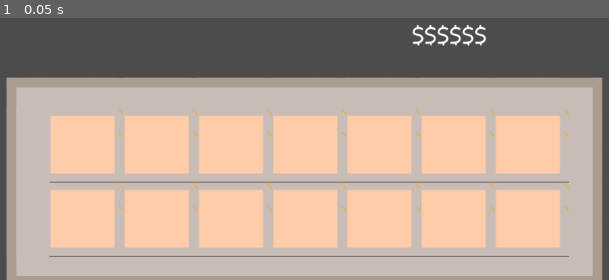
Above: before the commit, frame 1.
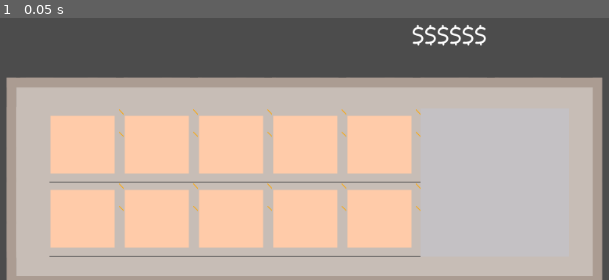
Above: after the commit, the same moment.

Repository: pisgah-fogel/SmallWorld3D
Game: Godot game, scene res://Inventory.tscn
The game is run twice, just before and just after one commit, with the same random seed, the same clock (stepped at 60 frames per second) and the same inputs. This scene is started directly instead of the project's main scene.
Inputs:
- Up to frame 1 (0.05 s): no input

The runs differ from the first frame. In frame 1, 9.7% of the frame differs, in the area x 68-94%, y 34-92%.

Commit message:
Add Bin and remove inventory tiles

Diff:
--- a/Inventory.tscn
+++ b/Inventory.tscn
@@ -627,7 +627,7 @@
 tile_set = SubResource( 1 )
 cell_size = Vector2( 190, 190 )
 format = 1
-tile_data = PoolIntArray( 196609, 4, 0, 196610, 5, 0, 196611 …(145 unchanged characters)… 0, 262149, 1, 0, 262150, 1, 0, 262151, 1, 0, 262152, 1, 0, 262153, 9, 0, 327681, 8, 0, 327682, 1, 0, 327683, 1, 0, 327684, 1, 0, 327685, 1, 0, 327686, 1, 0, 327687, 1, 0, 327688, 1, 0, 327689, 9, 0, 393217, 10, 0, 393218 …(114 unchanged characters)…
+tile_data = PoolIntArray( 196609, 4, 0, 196610, 5, 0, 196611 …(145 unchanged characters)… 0, 262149, 1, 0, 262150, 1, 0, 262151, 17, 0, 262152, 17, 0, 262153, 9, 0, 327681, 8, 0, 327682, 1, 0, 327683, 1, 0, 327684, 1, 0, 327685, 1, 0, 327686, 1, 0, 327687, 17, 0, 327688, 17, 0, 327689, 9, 0, 393217, 10, 0, 393218 …(114 unchanged characters)…
 
 [node name="Items" type="TileMap" parent="Control"]
 position = Vector2( 4.88281, 19.3461 )
--- /dev/null
+++ b/StaticBin.gd
@@ -0,0 +1,15 @@
+extends StaticBody
+
+
+export var mObjects = []
+export var num_column = 1
+export var num_row = 1
+var isBin = true
+
+var tileStart = Vector2(2, 1)
+
+func _on_Area_body_entered(body):
+	body.get_parent().get_parent()._on_chestOpenned(self)
+
+func closeChest():
+	pass
--- a/TestScene.tscn
+++ b/TestScene.tscn
@@ -13,6 +13,7 @@
 [ext_resource path="res://CuteFont.tres" type="DynamicFont" id=11]
 [ext_resource path="res://Dialogs.gd" type="Script" id=12]
 [ext_resource path="res://Water.shader" type="Shader" id=13]
+[ext_resource path="res://StaticBin.gd" type="Script" id=14]
 
 [sub_resource type="BoxShape" id=6]
 extents = Vector3( 0.460814, 0.497213, 0.542647 )
@@ -28,12 +29,6 @@
 
 [sub_resource type="BoxShape" id=4]
 extents = Vector3( 7.41119, 4.77839, 3.95122 )
-
-[sub_resource type="BoxShape" id=5]
-extents = Vector3( 0.285427, 0.334346, 0.523848 )
-
-[sub_resource type="BoxShape" id=7]
-extents = Vector3( 0.264449, 0.230816, 0.460025 )
 
 [sub_resource type="ShaderMaterial" id=10]
 shader = ExtResource( 13 )
@@ -52,6 +47,20 @@
 
 [sub_resource type="BoxShape" id=12]
 extents = Vector3( 1.0946, 16.7698, 25.3513 )
+
+[sub_resource type="BoxShape" id=5]
+extents = Vector3( 0.285427, 0.334346, 0.523848 )
+
+[sub_resource type="BoxShape" id=7]
+extents = Vector3( 0.264449, 0.230816, 0.460025 )
+
+[sub_resource type="BoxShape" id=13]
+extents = Vector3( 0.450746, 0.594694, 0.525791 )
+
+[sub_resource type="BoxShape" id=14]
+extents = Vector3( 0.355825, 0.53376, 0.412701 )
+
+[sub_resource type="CapsuleMesh" id=15]
 
 [node name="TestScene" type="Spatial"]
 script = ExtResource( 9 )
@@ -132,28 +141,6 @@
 
 [node name="Cliff" parent="StaticCliff" instance=ExtResource( 5 )]
 transform = Transform( 1, 0, 0, 0, 1, 0, 0, 0, 1, 3.23837, -0.72758, -7.04201 )
-
-[node name="StaticChest" type="StaticBody" parent="." groups=[
-"save",
-]]
-transform = Transform( 0.0988334, 0, -0.995104, 0, 1, 0, 0.995104, 0, 0.0988334, 6.5272, 0.101134, -7.7271 )
-collision_mask = 0
-script = ExtResource( 7 )
-
-[node name="Chest" parent="StaticChest" instance=ExtResource( 6 )]
-transform = Transform( 1, 0, 0, 0, 1, 0, 0, 0, 1, 4.33811, -2.42966, 1.9283 )
-
-[node name="CollisionShape" type="CollisionShape" parent="StaticChest"]
-transform = Transform( 1, 0, 0, 0, 1, 0, 0, 0, 1, 2.86782, 1.25322, -0.344907 )
-shape = SubResource( 5 )
-
-[node name="Area" type="Area" parent="StaticChest"]
-collision_layer = 16
-collision_mask = 2147483648
-
-[node name="CollisionShape" type="CollisionShape" parent="StaticChest/Area"]
-transform = Transform( 1, 0, 0, 0, 1, 0, 0, 0, 1, 3.24634, 1.3237, -0.37635 )
-shape = SubResource( 7 )
 
 [node name="StaticSea" type="StaticBody" parent="."]
 transform = Transform( 1, 0, 0, 0, 1, 0, 0, 0, 1, -2.53338, 0, 0 )
@@ -210,8 +197,52 @@
 __meta__ = {
 "_edit_use_anchors_": false
 }
+
+[node name="StaticChest" type="StaticBody" parent="." groups=[
+"save",
+]]
+transform = Transform( 0.0988334, 0, -0.995104, 0, 1, 0, 0.995104, 0, 0.0988334, 6.5272, 0.101134, -7.7271 )
+collision_mask = 0
+script = ExtResource( 7 )
+
+[node name="Chest" parent="StaticChest" instance=ExtResource( 6 )]
+transform = Transform( 1, 0, 0, 0, 1, 0, 0, 0, 1, 4.33811, -2.42966, 1.9283 )
+
+[node name="CollisionShape" type="CollisionShape" parent="StaticChest"]
+transform = Transform( 1, 0, 0, 0, 1, 0, 0, 0, 1, 2.86782, 1.25322, -0.344907 )
+shape = SubResource( 5 )
+
+[node name="Area" type="Area" parent="StaticChest"]
+collision_layer = 16
+collision_mask = 2147483648
+
+[node name="CollisionShape" type="CollisionShape" parent="StaticChest/Area"]
+transform = Transform( 1, 0, 0, 0, 1, 0, 0, 0, 1, 3.24634, 1.3237, -0.37635 )
+shape = SubResource( 7 )
+
+[node name="StaticBin" type="StaticBody" parent="."]
+collision_mask = 0
+script = ExtResource( 14 )
+
+[node name="CollisionShape" type="CollisionShape" parent="StaticBin"]
+transform = Transform( 1, 0, 0, 0, 1, 0, 0, 0, 1, 0, 1.78019, -5.57876 )
+shape = SubResource( 13 )
+
+[node name="Area" type="Area" parent="StaticBin"]
+collision_layer = 16
+collision_mask = 2147483648
+
+[node name="CollisionShape" type="CollisionShape" parent="StaticBin/Area"]
+transform = Transform( 1, 0, 0, 0, 1, 0, 0, 0, 1, -0.013274, 1.72079, -5.62444 )
+shape = SubResource( 14 )
+
+[node name="MeshInstance" type="MeshInstance" parent="StaticBin"]
+transform = Transform( 0.404135, -0.0181976, -0.00195376, 0.00139799, 0.0800606, -0.456523, 0.0174327, 0.380154, 0.0651294, 0, 1.72775, -5.58771 )
+mesh = SubResource( 15 )
+material/0 = null
 [connection signal="timeout" from="Character/Timer" to="Character" method="_on_Timer_timeout"]
 [connection signal="body_entered" from="StaticChest/Area" to="StaticChest" method="_on_Area_body_entered"]
+[connection signal="body_entered" from="StaticBin/Area" to="StaticBin" method="_on_Area_body_entered"]
 
 [editable path="Character/Trex"]
 
Not shown: 1 places in TestScene.tscn that only renumber resources
